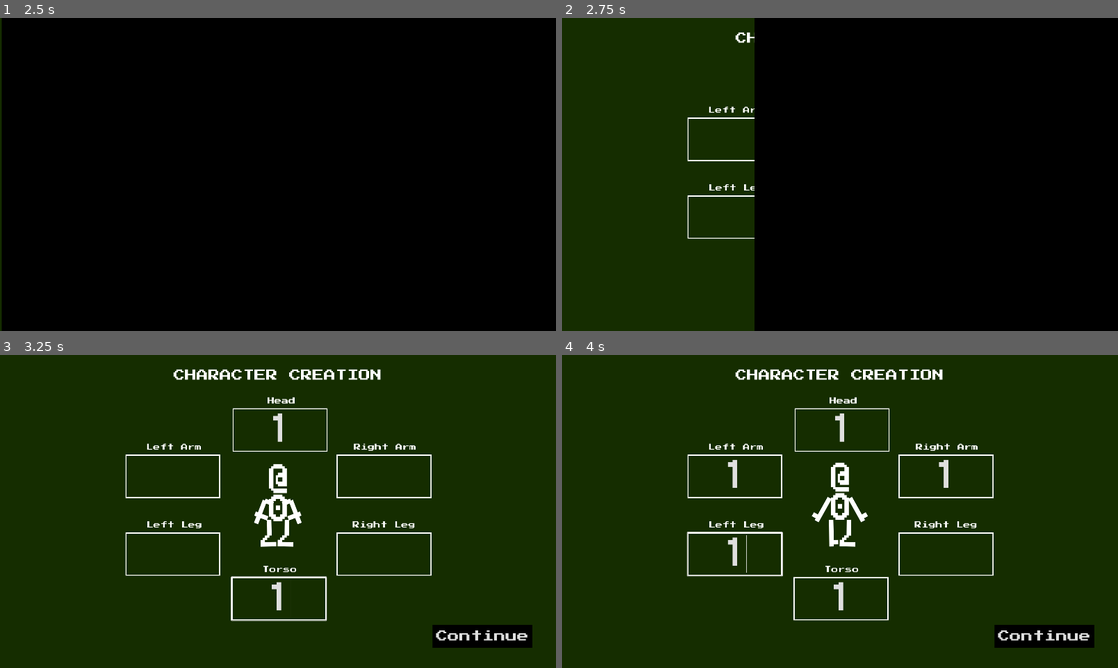
Above: before the commit, frames 1-4 (two rows, left to right).
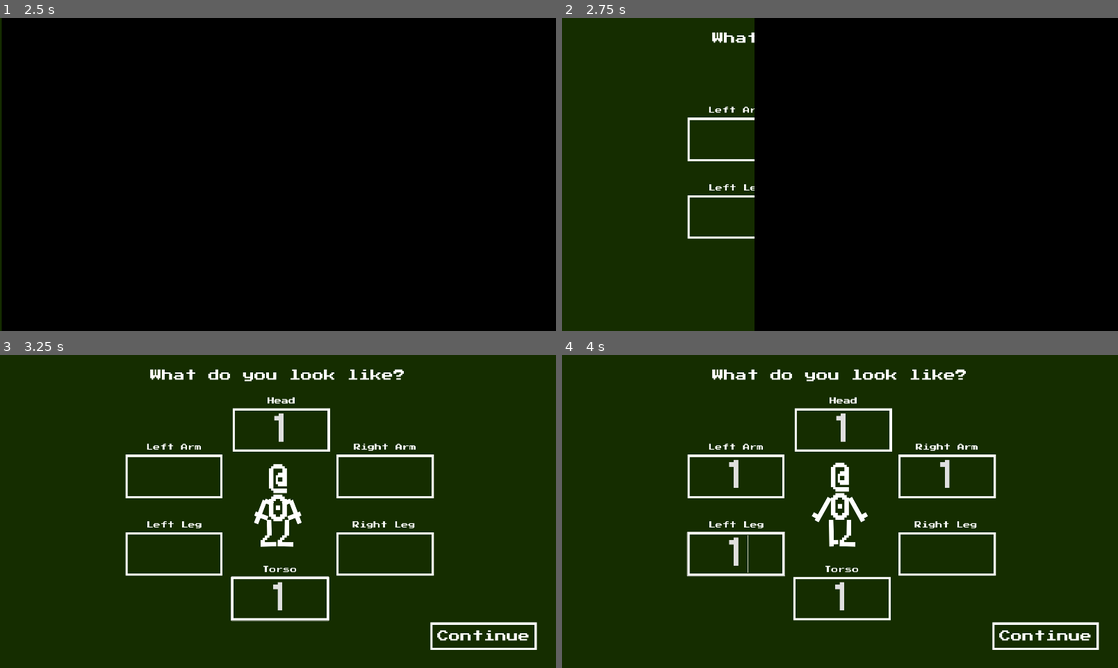
Above: after the commit, the same moments.

Repository: CaptainDizzy/godot_test
Game: Godot game, scene res://menu/menu.tscn
Two runs of this game, one before a commit and one after it. Both use one fixed random seed, a clock stepped at 60 frames per second and the inputs below.
Inputs (mouse positions are in pixels of both pictures, inside the frame that each line leads up to):
- Up to frame 1 (2.5 s): move the mouse to (400, 158) at 0.52 s; hold D (move_right) 0.53-1.25 s; click "ASCII Character Test" at 1.25 s; move the mouse to (166, 190) at 2.02 s; hold S (move_down) from 2.03 s (still down)
- Up to frame 2 (2.75 s): keep holding S (move_down)
- Up to frame 3 (3.25 s): release S (move_down) at 2.75 s; click (278, 430) at 2.77 s; type "12" at 2.85 s; click (278, 599) at 3 s; type "12" at 3.08 s; click (172, 477) at 3.23 s
- Up to frame 4 (4 s): type "12" at 3.32 s; click (945, 477) at 3.52 s; type "12" at 3.6 s; click (734, 555) at 3.75 s; type "12" at 3.83 s; click (945, 555) at 3.98 s

Frame 1 is identical in both runs. In frame 2, 0.4% of the frame differs, in the area x 22-35%, y 4-71%; in frame 3, 4.1%; in frame 4, 4.2%, in the area x 22-97%, y 4-95%.

Commit message:
Finished all of the intro screens in ASCII game

Diff:
--- a/dizzy-playground-2d/ascii/ascii_game.tscn
+++ b/dizzy-playground-2d/ascii/ascii_game.tscn
@@ -8,6 +8,8 @@
 [ext_resource type="PackedScene" uid="uid://d2u1ldw8p4xbr" path="res://ascii/ui/fake_button.tscn" id="5_e68bd"]
 [ext_resource type="PackedScene" uid="uid://ckowrgqaidh8t" path="res://addons/dizzy_transitions/dizzy_transitions.tscn" id="6_qjlv8"]
 [ext_resource type="Script" uid="uid://dtwhyb8sh31cd" path="res://ascii/scripts/name_screen.gd" id="7_r2r38"]
+[ext_resource type="Script" uid="uid://dlu7o73jbawau" path="res://ascii/scripts/title_screen.gd" id="8_fxxrn"]
+[ext_resource type="Script" uid="uid://cgq8aardyrekk" path="res://ascii/scripts/fork_screen.gd" id="9_xbe4s"]
 
 [sub_resource type="RectangleShape2D" id="RectangleShape2D_r2r38"]
 size = Vector2(1920, 20)
@@ -15,6 +17,15 @@
 [sub_resource type="RectangleShape2D" id="RectangleShape2D_fxxrn"]
 size = Vector2(20, 1080)
 
+[sub_resource type="RectangleShape2D" id="RectangleShape2D_xbe4s"]
+size = Vector2(1494, 71)
+
+[sub_resource type="RectangleShape2D" id="RectangleShape2D_jarwu"]
+size = Vector2(207, 66)
+
+[sub_resource type="RectangleShape2D" id="RectangleShape2D_m6wy5"]
+size = Vector2(42, 368.5)
+
 [node name="Game" type="Node2D" unique_id=545093323]
 script = ExtResource("1_l4rt8")
 
@@ -29,6 +40,7 @@
 [node name="StartingScreen" type="Node2D" parent="." unique_id=1903222833]
 unique_name_in_owner = true
 script = ExtResource("3_1bvfa")
+metadata/_edit_lock_ = true
 
 [node name="Screen" type="Control" parent="StartingScreen" unique_id=495942580]
 z_index = -5
@@ -57,6 +69,7 @@
 metadata/_edit_lock_ = true
 
 [node name="Title" type="Label" parent="StartingScreen/CharacterCreation" unique_id=637224605]
+unique_name_in_owner = true
 layout_mode = 1
 anchors_preset = -1
 anchor_top = 0.097
@@ -68,7 +81,7 @@
 grow_horizontal = 2
 theme = ExtResource("3_msc5x")
 theme_override_font_sizes/font_size = 40
-text = "CHARACTER CREATION"
+text = "What do you look like?"
 horizontal_alignment = 1
 vertical_alignment = 1
 
@@ -278,6 +291,7 @@
 unique_name_in_owner = true
 position = Vector2(2000, 0)
 script = ExtResource("7_r2r38")
+metadata/_edit_lock_ = true
 
 [node name="Screen" type="Control" parent="NameScreen" unique_id=405862091]
 z_index = -5
@@ -316,16 +330,32 @@
 grow_horizontal = 2
 theme = ExtResource("3_msc5x")
 theme_override_font_sizes/font_size = 40
-text = "CHARACTER NAME"
+text = "Oh good, you're here..."
+horizontal_alignment = 1
+vertical_alignment = 1
+
+[node name="Title2" type="Label" parent="NameScreen/CharacterName" unique_id=2038945616]
+layout_mode = 1
+anchors_preset = -1
+anchor_top = 0.097
+anchor_right = 1.0
+anchor_bottom = 0.142
+offset_top = 16.239998
+offset_right = -2.0
+offset_bottom = 7.6849976
+grow_horizontal = 2
+theme = ExtResource("3_msc5x")
+theme_override_font_sizes/font_size = 40
+text = "Anyway, what's your name?"
 horizontal_alignment = 1
 vertical_alignment = 1
 
 [node name="LineEdit" type="LineEdit" parent="NameScreen/CharacterName" unique_id=1483731130]
 layout_mode = 0
 offset_left = 690.0
-offset_top = 158.0
+offset_top = 218.0
 offset_right = 1232.0
-offset_bottom = 259.0
+offset_bottom = 327.0
 theme = ExtResource("3_msc5x")
 theme_override_font_sizes/font_size = 92
 placeholder_text = "Name"
@@ -341,6 +371,216 @@
 [node name="Top" type="CollisionShape2D" parent="NameScreen/Walls" unique_id=775087715]
 position = Vector2(960, 0)
 shape = SubResource("RectangleShape2D_r2r38")
+
+[node name="TitleScreen" type="Node2D" parent="." unique_id=618630963]
+unique_name_in_owner = true
+position = Vector2(4000, 0)
+script = ExtResource("8_fxxrn")
+metadata/_edit_lock_ = true
+
+[node name="Screen" type="Control" parent="TitleScreen" unique_id=13622357]
+z_index = -5
+layout_mode = 3
+anchors_preset = 0
+offset_right = 1920.0
+offset_bottom = 1080.0
+
+[node name="BGColor" type="ColorRect" parent="TitleScreen/Screen" unique_id=1037776157]
+layout_mode = 1
+anchors_preset = 15
+anchor_right = 1.0
+anchor_bottom = 1.0
+grow_horizontal = 2
+grow_vertical = 2
+color = Color(0.14117648, 0.14117648, 0.14117648, 1)
+metadata/_edit_lock_ = true
+
+[node name="Title" type="Control" parent="TitleScreen" unique_id=80402463]
+layout_mode = 3
+anchors_preset = 0
+offset_right = 1920.0
+offset_bottom = 1080.0
+metadata/_edit_lock_ = true
+
+[node name="Title" type="Label" parent="TitleScreen/Title" unique_id=962296490]
+layout_mode = 1
+anchors_preset = -1
+anchor_top = 0.097
+anchor_right = 1.0
+anchor_bottom = 0.142
+offset_top = 117.24
+offset_right = -2.0
+offset_bottom = 168.64
+grow_horizontal = 2
+theme = ExtResource("3_msc5x")
+theme_override_font_sizes/font_size = 100
+text = "ASCII ADVENTURE"
+horizontal_alignment = 1
+vertical_alignment = 1
+
+[node name="Subtitle" type="Label" parent="TitleScreen/Title" unique_id=1323507239]
+unique_name_in_owner = true
+layout_mode = 1
+anchors_preset = -1
+anchor_top = 0.097
+anchor_right = 1.0
+anchor_bottom = 0.142
+offset_top = 199.23999
+offset_right = -2.0
+offset_bottom = 250.64
+grow_horizontal = 2
+theme = ExtResource("3_msc5x")
+theme_override_font_sizes/font_size = 36
+text = "An Interactive Showcase of Game Mechanics"
+horizontal_alignment = 1
+vertical_alignment = 1
+
+[node name="ByLine" type="Label" parent="TitleScreen/Title" unique_id=1626553658]
+layout_mode = 1
+anchors_preset = -1
+anchor_top = 0.097
+anchor_right = 1.0
+anchor_bottom = 0.142
+offset_top = 794.24
+offset_right = -2.0
+offset_bottom = 845.64
+grow_horizontal = 2
+theme = ExtResource("3_msc5x")
+theme_override_font_sizes/font_size = 36
+text = "A DizzyD Game"
+horizontal_alignment = 1
+vertical_alignment = 1
+
+[node name="Walls" type="StaticBody2D" parent="TitleScreen" unique_id=1557256005]
+
+[node name="Bottom" type="CollisionShape2D" parent="TitleScreen/Walls" unique_id=605738051]
+position = Vector2(960, 1086)
+shape = SubResource("RectangleShape2D_r2r38")
+
+[node name="Top" type="CollisionShape2D" parent="TitleScreen/Walls" unique_id=1432198942]
+position = Vector2(960, 0)
+shape = SubResource("RectangleShape2D_r2r38")
+
+[node name="ForkScreen" type="Node2D" parent="." unique_id=1410307427]
+unique_name_in_owner = true
+position = Vector2(6000, 0)
+script = ExtResource("9_xbe4s")
+
+[node name="Screen" type="Control" parent="ForkScreen" unique_id=1501921140]
+z_index = -5
+layout_mode = 3
+anchors_preset = 0
+offset_right = 1920.0
+offset_bottom = 1080.0
+
+[node name="BGColor" type="ColorRect" parent="ForkScreen/Screen" unique_id=1286875113]
+layout_mode = 1
+anchors_preset = 15
+anchor_right = 1.0
+anchor_bottom = 1.0
+grow_horizontal = 2
+grow_vertical = 2
+color = Color(0.14117648, 0.14117648, 0.14117648, 1)
+metadata/_edit_lock_ = true
+
+[node name="PathUI" type="Control" parent="ForkScreen" unique_id=601876461]
+layout_mode = 3
+anchors_preset = 0
+offset_right = 1920.0
+offset_bottom = 1080.0
+metadata/_edit_lock_ = true
+
+[node name="WallTop" type="Label" parent="ForkScreen/PathUI" unique_id=1805058210]
+layout_mode = 1
+anchors_preset = -1
+anchor_top = 0.007
+anchor_right = 0.9990001
+anchor_bottom = 0.1
+offset_top = 0.43999958
+offset_right = -0.080078125
+grow_horizontal = 2
+theme = ExtResource("3_msc5x")
+theme_override_font_sizes/font_size = 100
+text = "--  ---------------"
+horizontal_alignment = 1
+vertical_alignment = 1
+
+[node name="WallBottom" type="Label" parent="ForkScreen/PathUI" unique_id=60074145]
+layout_mode = 1
+anchors_preset = -1
+anchor_top = 0.007
+anchor_right = 0.9990001
+anchor_bottom = 0.1
+offset_top = 970.44
+offset_right = -0.080078125
+offset_bottom = 970.0
+grow_horizontal = 2
+theme = ExtResource("3_msc5x")
+theme_override_font_sizes/font_size = 100
+text = "--               --"
+horizontal_alignment = 1
+vertical_alignment = 1
+
+[node name="WallRight" type="Label" parent="ForkScreen/PathUI" unique_id=1378697054]
+layout_mode = 1
+anchors_preset = -1
+anchor_top = 0.007
+anchor_right = 0.9990001
+anchor_bottom = 0.1
+offset_left = 1934.0
+offset_top = 0.43999958
+offset_right = 1085.4036
+grow_horizontal = 2
+rotation = 1.5707964
+theme = ExtResource("3_msc5x")
+theme_override_font_sizes/font_size = 100
+text = "---   ----"
+horizontal_alignment = 1
+vertical_alignment = 1
+
+[node name="ForkMessage" type="Label" parent="ForkScreen/PathUI" unique_id=844567858]
+unique_name_in_owner = true
+layout_mode = 1
+anchors_preset = -1
+anchor_top = 0.097
+anchor_right = 1.0
+anchor_bottom = 0.142
+offset_left = 20.0
+offset_top = -38.760002
+offset_right = -54.0
+offset_bottom = 12.639999
+grow_horizontal = 2
+theme = ExtResource("3_msc5x")
+theme_override_font_sizes/font_size = 36
+text = "Your adventure begins with a choice..."
+horizontal_alignment = 2
+vertical_alignment = 1
+
+[node name="Walls" type="StaticBody2D" parent="ForkScreen/PathUI" unique_id=809162423]
+
+[node name="Wall" type="CollisionShape2D" parent="ForkScreen/PathUI/Walls" unique_id=794097176]
+position = Vector2(1173, 25.5)
+shape = SubResource("RectangleShape2D_xbe4s")
+
+[node name="Wall2" type="CollisionShape2D" parent="ForkScreen/PathUI/Walls" unique_id=1627613871]
+position = Vector2(93.5, 23)
+shape = SubResource("RectangleShape2D_jarwu")
+
+[node name="Wall3" type="CollisionShape2D" parent="ForkScreen/PathUI/Walls" unique_id=1846619927]
+position = Vector2(93.5, 1046)
+shape = SubResource("RectangleShape2D_jarwu")
+
+[node name="Wall4" type="CollisionShape2D" parent="ForkScreen/PathUI/Walls" unique_id=842818636]
+position = Vector2(1904, 145)
+shape = SubResource("RectangleShape2D_m6wy5")
+
+[node name="Wall5" type="CollisionShape2D" parent="ForkScreen/PathUI/Walls" unique_id=1948524022]
+position = Vector2(1904, 836)
+shape = SubResource("RectangleShape2D_m6wy5")
+
+[node name="Wall6" type="CollisionShape2D" parent="ForkScreen/PathUI/Walls" unique_id=569198984]
+position = Vector2(1825, 1046)
+shape = SubResource("RectangleShape2D_jarwu")
 
 [node name="DizzyTransitions" parent="." unique_id=688147533 instance=ExtResource("6_qjlv8")]
 unique_name_in_owner = true
@@ -351,3 +591,6 @@
 [connection signal="button_fall" from="StartingScreen/CharacterCreation/FakeButton" to="Player" method="_on_fake_button_fall"]
 [connection signal="player_is_here" from="NameScreen" to="." method="_on_name_screen_here"]
 [connection signal="text_changed" from="NameScreen/CharacterName/LineEdit" to="Player" method="_on_name_changed"]
+[connection signal="player_is_here" from="TitleScreen" to="." method="_on_title_screen_here"]
+[connection signal="title_screen" from="TitleScreen" to="Player" method="_on_title_screen"]
+[connection signal="player_is_here" from="ForkScreen" to="." method="_on_fork_screen_here"]
--- a/dizzy-playground-2d/ascii/scripts/ascii_game.gd
+++ b/dizzy-playground-2d/ascii/scripts/ascii_game.gd
@@ -32,6 +32,16 @@
 
 func _process(delta: float) -> void:
 	get_cam_pos()
+	update_current_screen()
+
+	if current_screen.scrn == "StartingScreen":
+		pass
+	elif current_screen.scrn == "NameScreen":
+		%Player.scale.x = 1
+		%Player.scale.y = 1
+	elif current_screen.scrn == "TitleScreen":
+		%Player.scale.x = 0.66
+		%Player.scale.y = 0.66
 
 func get_cam_pos() -> void:
 	var screen = get_node("%" + current_screen.scrn + "/Screen")
@@ -40,6 +50,13 @@
 	var cam_h = screen.size.y / cam_zoom.y
 	%Cam.position.x = screen.global_position.x + (cam_w / 2)
 	%Cam.position.y = screen.global_position.y + (cam_h / 2)
+
+func update_current_screen() -> void:
+	var screen = get_node("%" + current_screen.scrn + "/Screen")
+	current_screen.x = screen.global_position.x
+	current_screen.y = screen.global_position.y
+	current_screen.w = screen.size.x
+	current_screen.h = screen.size.y
 
 func _on_torso_changed(symbol: String) -> void:
 	ascii.set_torso_symbol(symbol)
@@ -62,3 +79,7 @@
 	current_screen.scrn = s
 func _on_name_screen_here(s: String) -> void:
 	current_screen.scrn = s
+func _on_title_screen_here(s: String) -> void:
+	current_screen.scrn = s
+func _on_fork_screen_here(s: Variant) -> void:
+	current_screen.scrn = s
--- a/dizzy-playground-2d/ascii/scripts/fake_button.gd
+++ b/dizzy-playground-2d/ascii/scripts/fake_button.gd
@@ -7,3 +7,5 @@
 func _on_button_button_up() -> void:
 	button_fall.emit("start_game")
 	fall_animation()
+	await %AnimationPlayer.animation_finished
+	%Title.text = "Uh oh..."
--- /dev/null
+++ b/dizzy-playground-2d/ascii/scripts/fork_screen.gd
@@ -0,0 +1,33 @@
+extends Node2D
+
+signal player_is_here(n)
+var enter_count = 0
+var entered := false
+
+func _process(delta: float) -> void:
+	var px = %Player.position.x
+	var py = %Player.position.y
+	var sx = %ForkScreen.position.x
+	var sy = %ForkScreen.position.y
+	var sw = %ForkScreen/Screen.size.x
+	var sh = %ForkScreen/Screen.size.y
+
+	if px >= sx and px <= sx + sw and py >= sy and py <= sy + sh:
+		var screen_name = "ForkScreen"
+		player_is_here.emit(screen_name)
+		if not entered:
+			enter_count += 1
+			entered = true
+	else:
+		entered = false
+
+	if enter_count == 1:
+		%ForkMessage.text = "Want to choose another path?"
+	elif enter_count == 2:
+		%ForkMessage.text = "You've got the gist of it..."
+	elif enter_count == 3:
+		%ForkMessage.text = "Ya winning, son?"
+	elif enter_count >= 4:
+		%ForkMessage.text = "I'm not updating this every time."
+	elif enter_count >= 6:
+		%ForkMessage.text = "..."
--- a/dizzy-playground-2d/ascii/scripts/player.gd
+++ b/dizzy-playground-2d/ascii/scripts/player.gd
@@ -11,6 +11,7 @@
 var char_name: String = ""
 
 const SPEED = 250.0
+var speed_multiplier = 1
 
 
 func _physics_process(delta: float) -> void:
@@ -19,7 +20,7 @@
 		if is_dead:
 			velocity = direction * 0
 		else:
-			velocity = direction * SPEED
+			velocity = direction * SPEED * speed_multiplier
 		if direction.x < 0:
 			%ASCII.scale.x = -1
 		elif direction.x > 0:
@@ -38,12 +39,14 @@
 func _on_fake_button_fall(start_state: String) -> void:
 	change_game_state(start_state)
 
+func _on_name_changed(new_text: String) -> void:
+	char_name = new_text
+	print(char_name)
+
+func _on_title_screen() -> void:
+	speed_multiplier = 0.66
+
 func change_game_state(new_state: String):
 	last_state = state
 	state = new_state
 	game_state.emit(state)
-
-
-func _on_name_changed(new_text: String) -> void:
-	char_name = new_text
-	print(char_name)
--- /dev/null
+++ b/dizzy-playground-2d/ascii/scripts/title_screen.gd
@@ -0,0 +1,20 @@
+extends Node2D
+
+signal player_is_here(n)
+signal title_screen
+
+func _process(delta: float) -> void:
+	var px = %Player.position.x
+	var py = %Player.position.y
+	var sx = %TitleScreen.position.x
+	var sy = %TitleScreen.position.y
+	var sw = %TitleScreen/Screen.size.x
+	var sh = %TitleScreen/Screen.size.y
+
+	if px >= sx and px <= sx + sw and py >= sy and py <= sy + sh:
+		var screen_name = "TitleScreen"
+		player_is_here.emit(screen_name)
+		title_screen.emit()
+
+	if px > sx + (sw / 2):
+		%Subtitle.text = "I made you smaller so you look at the title longer."
--- a/dizzy-playground-2d/ascii/ui/fake_button.tscn
+++ b/dizzy-playground-2d/ascii/ui/fake_button.tscn
@@ -75,7 +75,7 @@
 layout_mode = 0
 offset_left = 1502.0
 offset_top = 939.0
-offset_right = 1830.0
+offset_right = 1838.0
 offset_bottom = 1001.9999
 theme = ExtResource("1_ej1pt")
 theme_override_font_sizes/font_size = 40
Not shown, added: dizzy-playground-2d/ascii/scripts/fork_screen.gd.uid
Not shown, added: dizzy-playground-2d/ascii/scripts/title_screen.gd.uid
Binary file changed: dizzy-playground-2d/ascii/ui/pixelfont.theme
